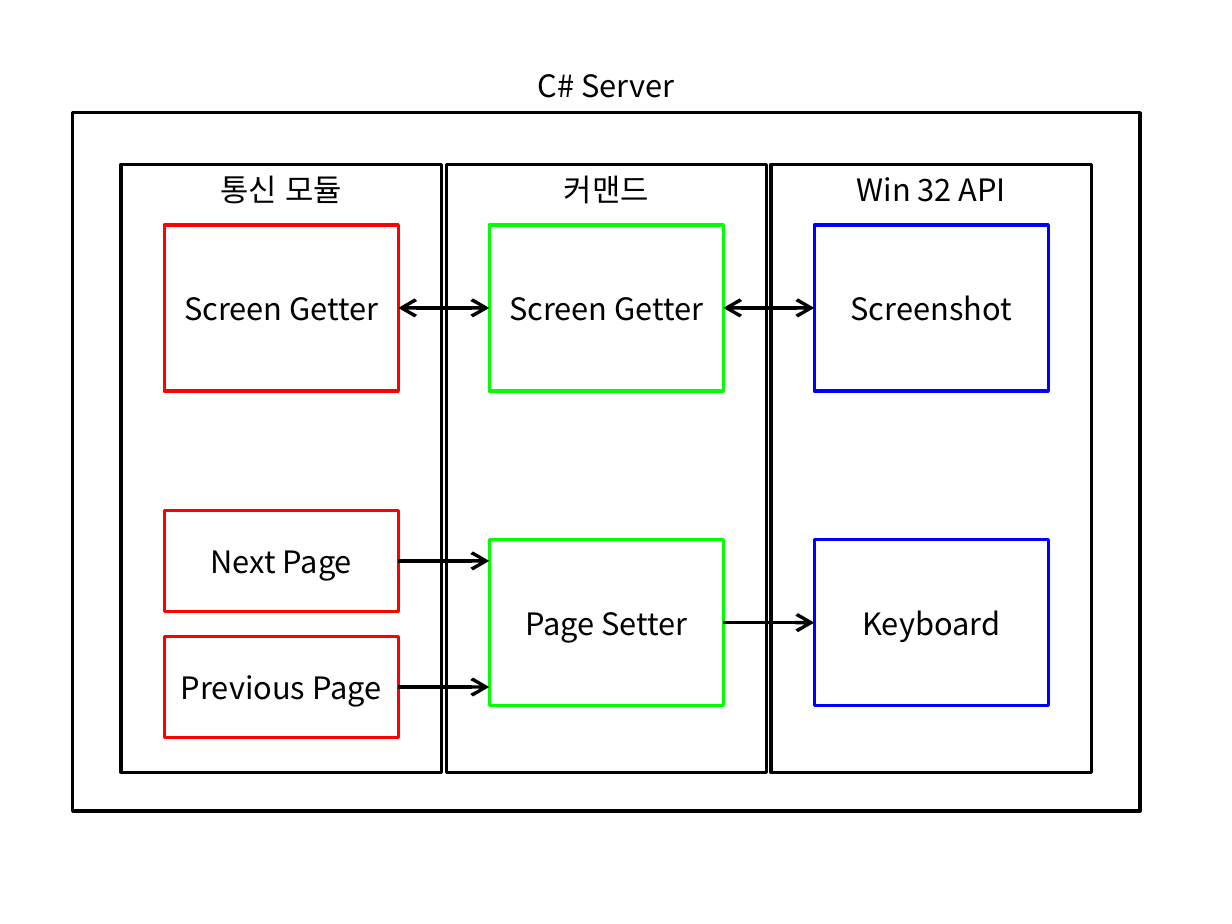
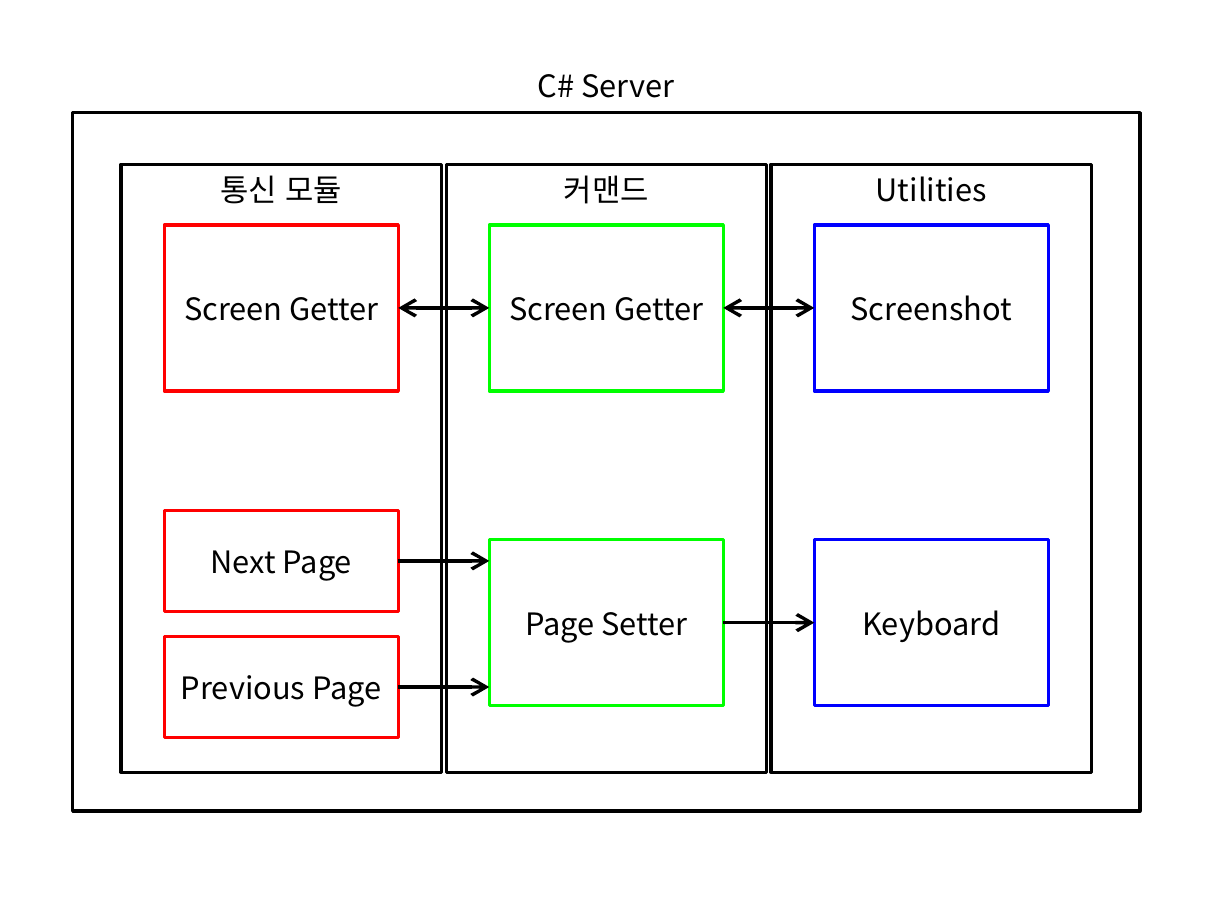
Before and after one commit to uhm0311/PPT-Remote-Viewer, a slide deck: slide 5 of 문서/개요.pptx. Drawn at 1232x924 pixels with LibreOffice and Linux fonts; fonts in the diff are those of the drawing. Boxes give left, top, right and bottom in pixels: in the first picture for what was removed or moved away, otherwise in the second. Text is boxed around its words. In the diff, an @@ line names an element or a change of style, - is before the commit and + after.

```diff
--- a/문서/개요.pptx
+++ b/문서/개요.pptx
@@ text in rectangle at (x1=876, y1=176, x2=987, y2=202): text changed @@
-Win 32 API
+Utilities
```
Also in this commit, not shown: 1 other slide changed, 15 other files.
